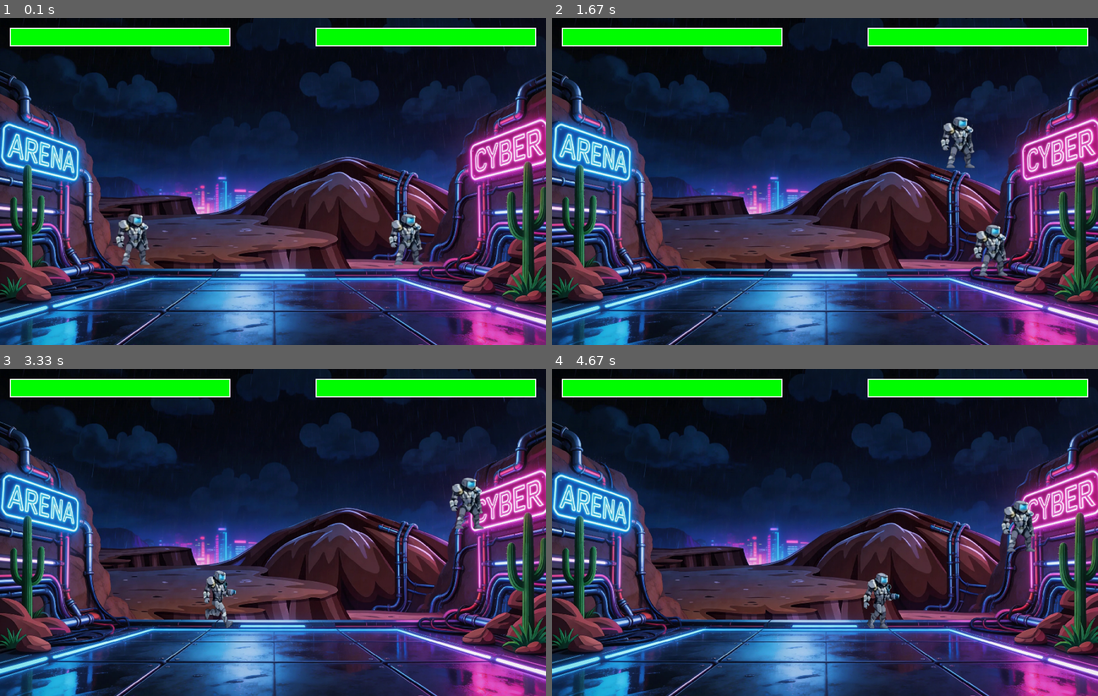
Above: before the commit, frames 1-4 (two rows, left to right).
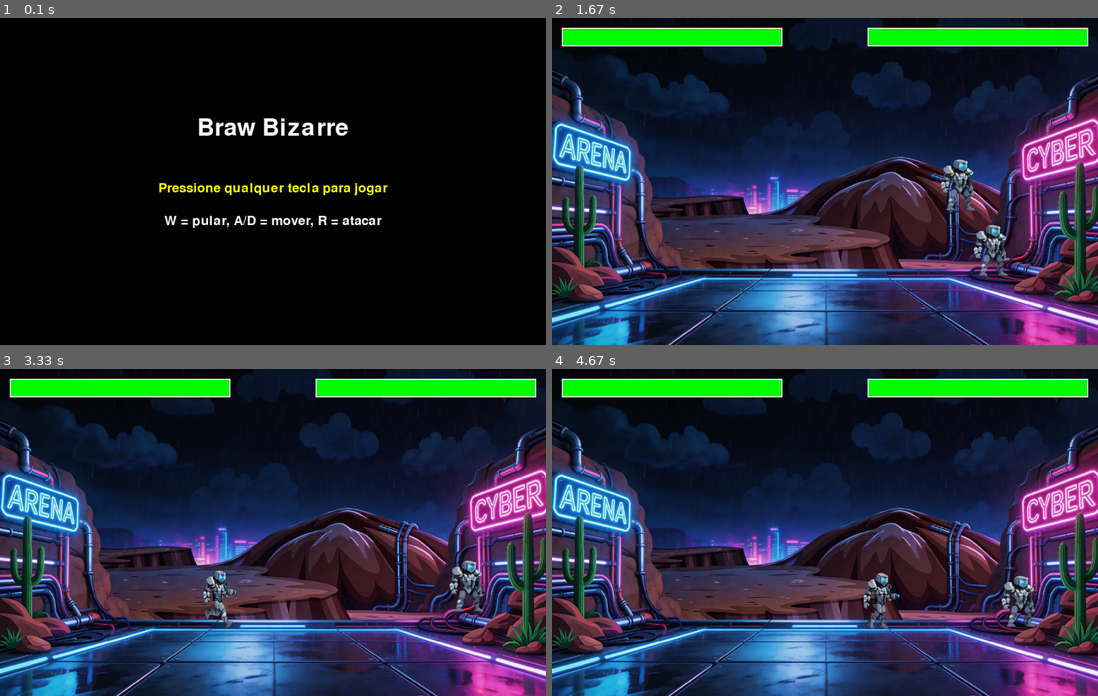
Above: after the commit, the same moments.

Repository: nino-do-git/pygame-dp-ideia-dois
Game: pygame game, started from main.py
Same seed, same stepped clock (60 frames per second), same inputs: the game is played once before the commit and once after it.
Inputs:
- Up to frame 1 (0.1 s): no input
- Up to frame 2 (1.67 s): hold D 0.33-0.8 s; hold W 0.83-1.13 s; hold D 1.17-1.63 s
- Up to frame 3 (3.33 s): hold A 1.67-2.2 s; hold A 2.23-2.63 s; hold W 2.67-3.03 s; hold D from 3.07 s (still down)
- Up to frame 4 (4.67 s): release D at 3.7 s; hold A 3.73-4.2 s; hold D from 4.23 s (still down)

The runs differ from the first frame. In frame 1, 87% of the frame differs, in the area x 0-100%, y 0-100%; in frame 2, 1.1%; in frame 3, 1.2%; in frame 4, 1.2%.

Commit message:
adicionado tela inicial simples

Diff:
--- a/main.py
+++ b/main.py
@@ -17,6 +17,8 @@
 GREEN = (0, 255, 0)
 
 bg_image = pygame.image.load("assets/images/Background_deserto.jpg").convert_alpha()
+menu_font = pygame.font.SysFont(None, 64)
+menu_subfont = pygame.font.SysFont(None, 36)
 
 def draw_bg():
     scaled_bg = pygame.transform.scale(bg_image, (SCREEN_WIDTH, SCREEN_HEIGHT))
@@ -27,26 +29,46 @@
     pygame.draw.rect(screen, WHITE, (x - 2, y - 2, 404, 34))
     pygame.draw.rect(screen, RED, (x, y, 400, 30))
     pygame.draw.rect(screen, GREEN, (x, y, 400 * ratio, 30))
+
+def draw_start_screen():
+    screen.fill((0, 0, 0))
+    title = menu_font.render("Braw Bizarre", True, WHITE)
+    prompt = menu_subfont.render("Pressione qualquer tecla para jogar", True, YELLOW)
+    instructions = menu_subfont.render("W = pular, A/D = mover, R = atacar", True, WHITE)
+
+    screen.blit(title, ((SCREEN_WIDTH - title.get_width()) // 2, 180))
+    screen.blit(prompt, ((SCREEN_WIDTH - prompt.get_width()) // 2, 300))
+    screen.blit(instructions, ((SCREEN_WIDTH - instructions.get_width()) // 2, 360))
+
 fighter_1 = Fighter(200, 310, is_ai=False)
 fighter_2 = Fighter(700, 310, is_ai=True)
 
+game_started = False
 run = True
 while run:
     clock.tick(FPS)
-    draw_bg()
-    draw_health_bar(fighter_1.health, 20, 20)
-    draw_health_bar(fighter_2.health, 580, 20)
 
-    fighter_1.move(SCREEN_WIDTH, SCREEN_HEIGHT, screen, fighter_2)
-    fighter_1.update()
-    fighter_1.draw(screen)
-
-    fighter_2.ai_move(SCREEN_WIDTH, SCREEN_HEIGHT, screen, fighter_1)
-    fighter_2.update()
-    fighter_2.draw(screen)
     for event in pygame.event.get():
         if event.type == pygame.QUIT:
             run = False
+        elif event.type == pygame.KEYDOWN and not game_started:
+            game_started = True
+
+    if not game_started:
+        draw_start_screen()
+    else:
+        draw_bg()
+        draw_health_bar(fighter_1.health, 20, 20)
+        draw_health_bar(fighter_2.health, 580, 20)
+
+        fighter_1.move(SCREEN_WIDTH, SCREEN_HEIGHT, screen, fighter_2)
+        fighter_1.update()
+        fighter_1.draw(screen)
+
+        fighter_2.ai_move(SCREEN_WIDTH, SCREEN_HEIGHT, screen, fighter_1)
+        fighter_2.update()
+        fighter_2.draw(screen)
+
     pygame.display.update()
 
 pygame.quit()
